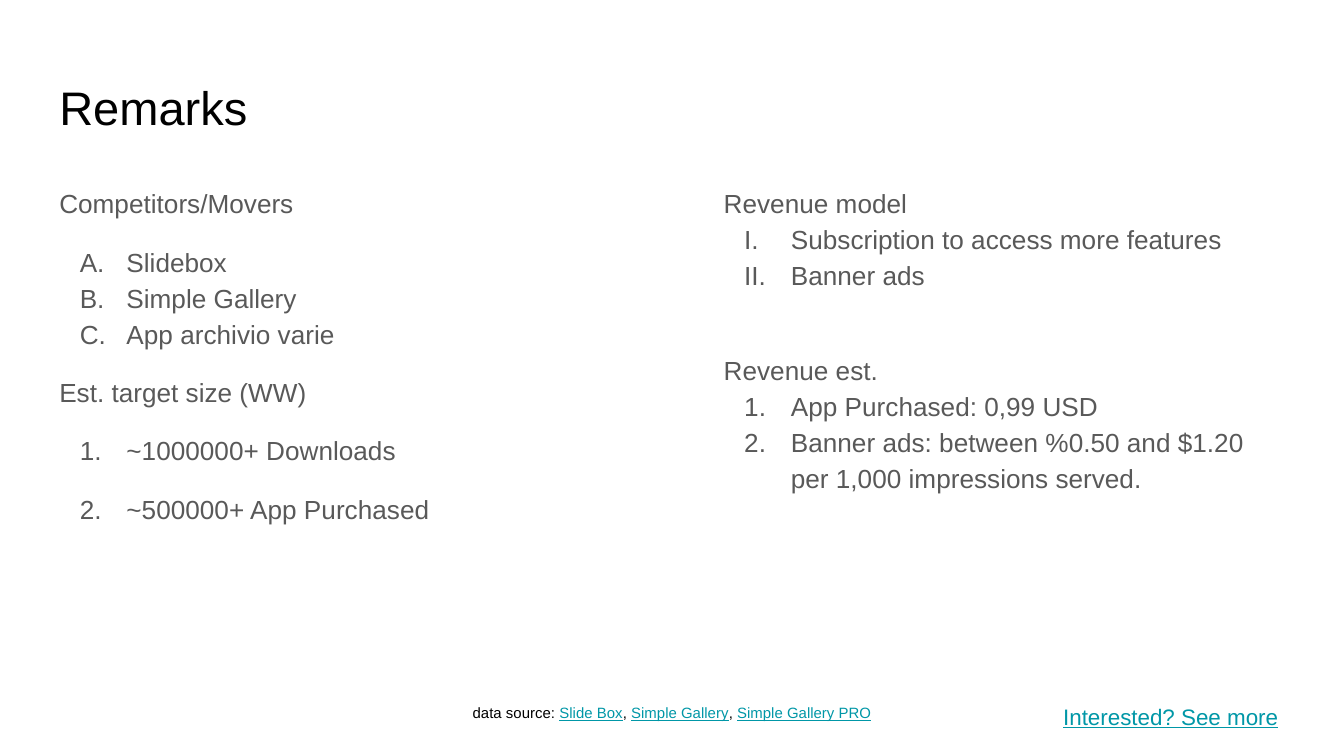
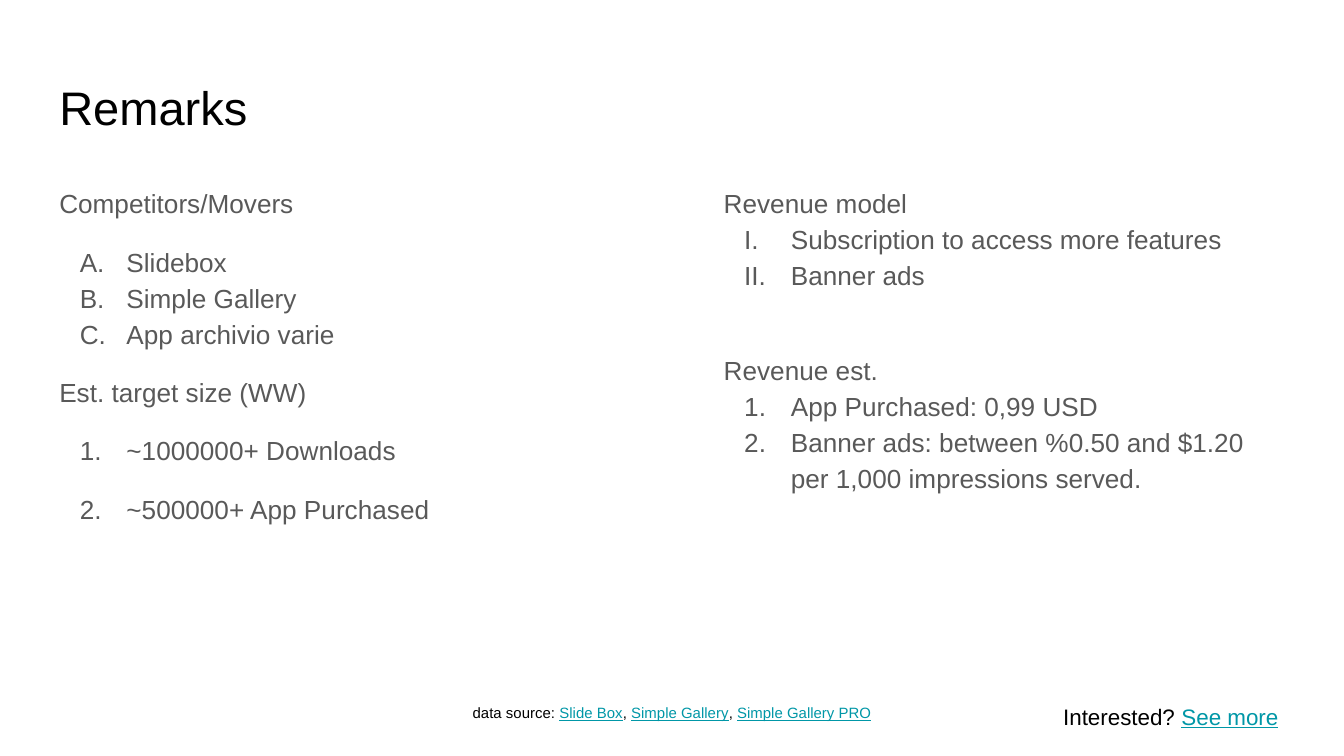
Before and after one commit to Itscailor/File-Sorter, a slide deck: slide 3 of Pitch deck template.pptx. Drawn at 1344x756 pixels with LibreOffice and Linux fonts; fonts in the diff are those of the drawing. Boxes give left, top, right and bottom in pixels: in the first picture for what was removed or moved away, otherwise in the second. Text is boxed around its words. In the diff, an @@ line names an element or a change of style, - is before the commit and + after.

Commit message:
fix: changed links

```diff
--- a/Pitch deck template.pptx
+++ b/Pitch deck template.pptx
@@ text "Interested? See more" at (1063, 708, 1278, 728): text colour #0097A7 to #000000, underline off in "Interested?" @@
```
